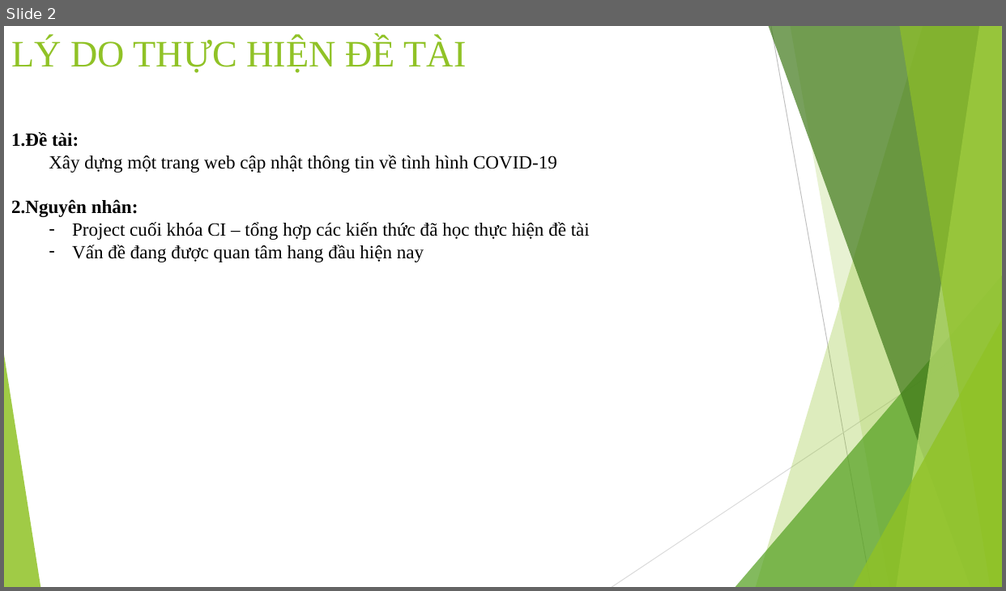
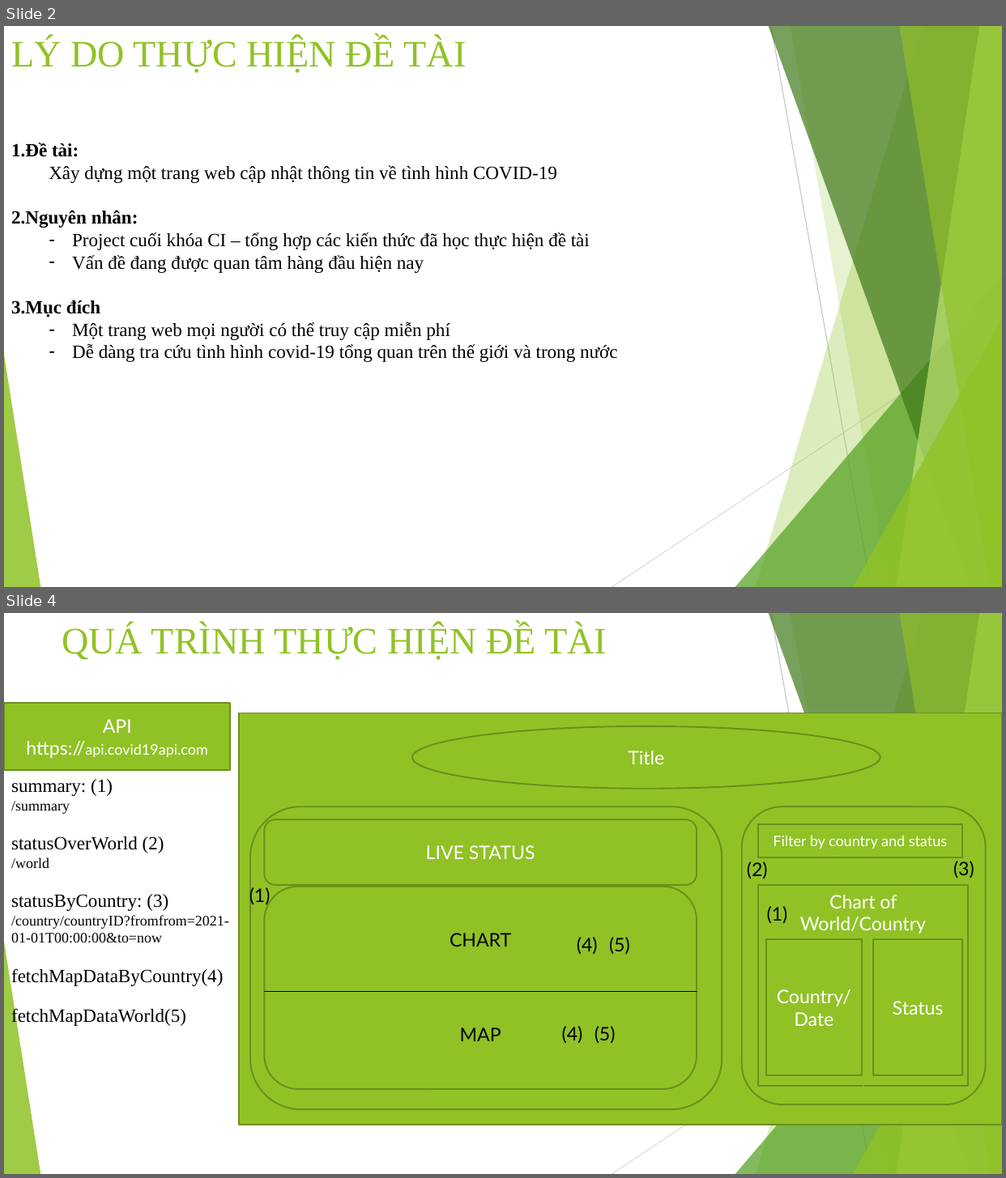
Before and after one commit to lmhkkk/COVID-19, a slide deck: COVID-19 TRACKER.pptx. Shown one above the other, each under a label of ours: slide 2 before the commit, slides 2 and 4 after it; the slides between them are not shown. The pictures are 1006x591 and 1006x1178 pixels, drawn with LibreOffice and Linux fonts; fonts in the diff are those of the drawing. Boxes give left, top, right and bottom in pixels: in the first picture for what was removed or moved away, otherwise in the second. Text is boxed around its words. In the diff, an @@ line names an element or a change of style, - is before the commit and + after.

```diff
--- a/COVID-19 TRACKER.pptx
+++ b/COVID-19 TRACKER.pptx
@@ slide 4 added at [4,613,1002,1174], background #FFFFFF; not listed: 10 template elements that a slide beside it also shows @@
@@ title added at [62,625,607,660], 36 pt, text #90C226 @@
+QUÁ TRÌNH THỰC HIỆN ĐỀ TÀI
@@ rectangle added at [4,704,230,771], fill #90C226, outline #6B901C 1.5 pt, 14 pt, text #FFFFFF @@
+API
+https://api.covid19api.com
@@ rectangle added at [239,713,1002,1125], fill #90C226, outline #6B901C 1.5 pt @@
@@ ellipse added at [412,726,880,788], fill #90C226, outline #6B901C 1.5 pt, 18 pt, text #FFFFFF @@
+Title
@@ text added at [11,779,229,1027], 18 pt, text #000000 @@
+summary: (1)
+/summary
+statusOverWorld (2)
+/world
+statusByCountry: (3)
+/country/countryID?fromfrom=2021-01-01T00:00:00&to=now
+fetchMapDataByCountry(4)
+fetchMapDataWorld(5)
@@ rounded rectangle added at [250,807,722,1110], fill #90C226, outline #6B901C 1.5 pt @@
@@ rounded rectangle added at [742,807,987,1105], fill #90C226, outline #6B901C 1.5 pt @@
@@ rounded rectangle added at [265,820,697,884], fill #90C226, outline #6B901C 1.5 pt, 18 pt, text #FFFFFF @@
+LIVE STATUS
@@ rectangle added at [758,825,962,858], fill #90C226, outline #6B901C 1.5 pt, 14 pt, text #FFFFFF @@
+Filter by country and status
@@ text added at [747,862,768,879], 18 pt, text #000000 @@
+(2)
@@ text added at [953,861,974,878], 18 pt, text #000000 @@
+(3)
@@ text added at [249,886,270,907], 18 pt, text #000000 @@
+(1)
@@ rounded rectangle added at [265,886,697,1089], fill #90C226, outline #6B901C 1.5 pt @@
@@ rectangle added at [758,885,968,1086], fill #90C226, outline #6B901C 1.5 pt, 18 pt, text #FFFFFF @@
+Chart of World/Country
@@ text added at [767,906,788,923], 18 pt, text #000000 @@
+(1)
@@ text added at [450,933,511,947], 18 pt, text #000000 @@
+CHART
@@ text added at [577,937,598,954], 18 pt, text #000000 @@
+(4)
@@ text added at [609,937,630,954], 18 pt, text #000000 @@
+(5)
@@ rectangle added at [766,940,861,1076], fill #90C226, outline #6B901C 1.5 pt, 18 pt, text #FFFFFF @@
+Country/
+Date
@@ rectangle added at [873,940,962,1076], fill #90C226, outline #6B901C 1.5 pt, 18 pt, text #FFFFFF @@
+Status
@@ line added from (265, 992) to (697, 992), #000000 1 pt @@
@@ line added from (388, 984) to (697, 992), #90C226 1 pt @@
@@ text added at [460,1028,501,1041], 18 pt, text #000000 @@
+MAP
@@ text added at [562,1026,583,1043], 18 pt, text #000000 @@
+(4)
@@ text added at [594,1026,616,1043], 18 pt, text #000000 @@
+(5)
@@ line added from (864, 1076) to (862, 1068), #90C226 1 pt @@
@@ line added from (863, 1086) to (864, 1088), #90C226 1 pt @@
@@ slide 2 changed as well @@
@@ text "1.Đề tài:": place and size @@
-text "1.Đề tài:" at [11,132,590,263]
+text "1.Đề tài:" at [11,143,617,362]
@@ text at [11,255,617,362]: text changed @@
-  – Vấn đề đang được quan tâm hang đầu hiện nay
+  – Vấn đề đang được quan tâm hàng đầu hiện nay
+3.Mục đích
+  – Một trang web mọi người có thể truy cập miễn phí
+  – Dễ dàng tra cứu tình hình covid-19 tổng quan trên thế giới và trong nước
```
Also in this commit, not shown: 1 other slide changed, 2 other slides added, 2 other files.
